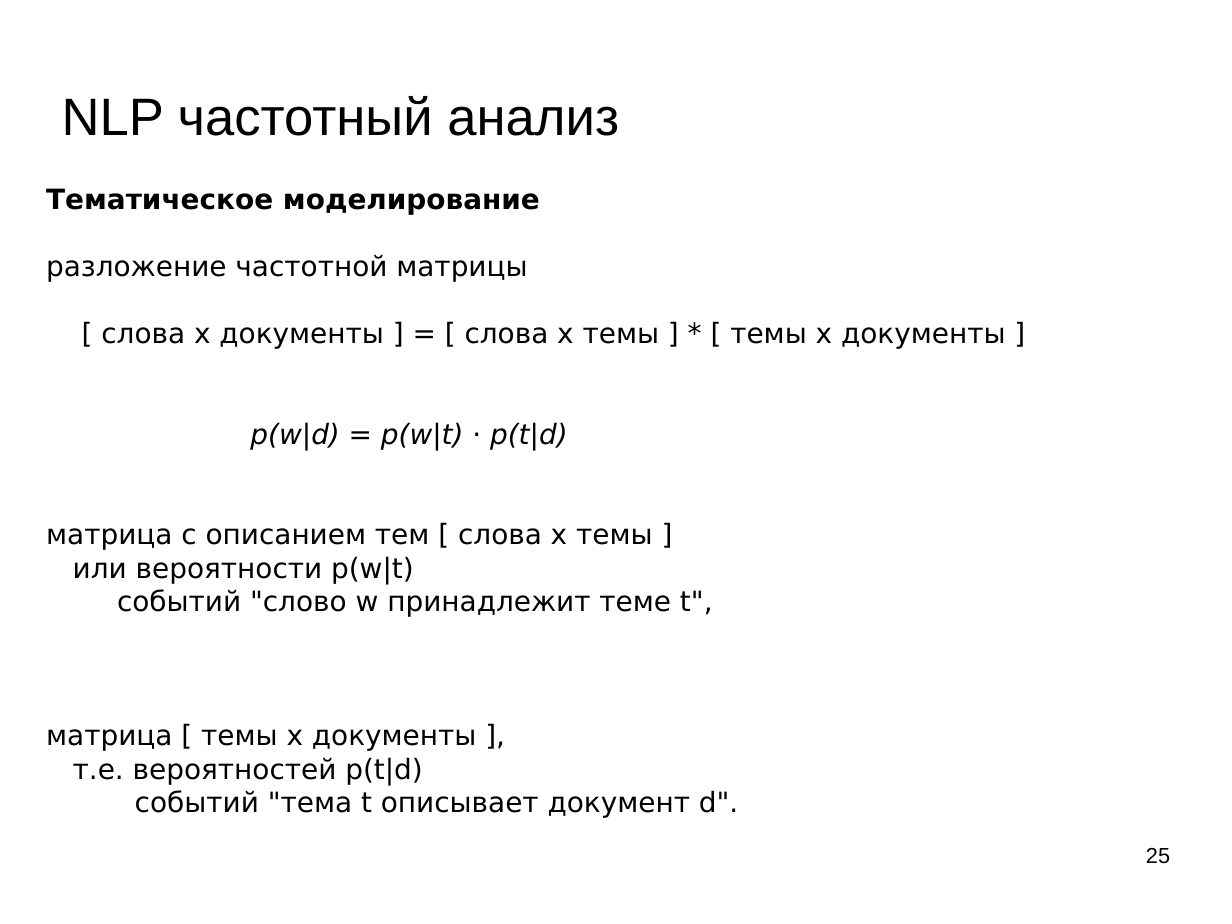
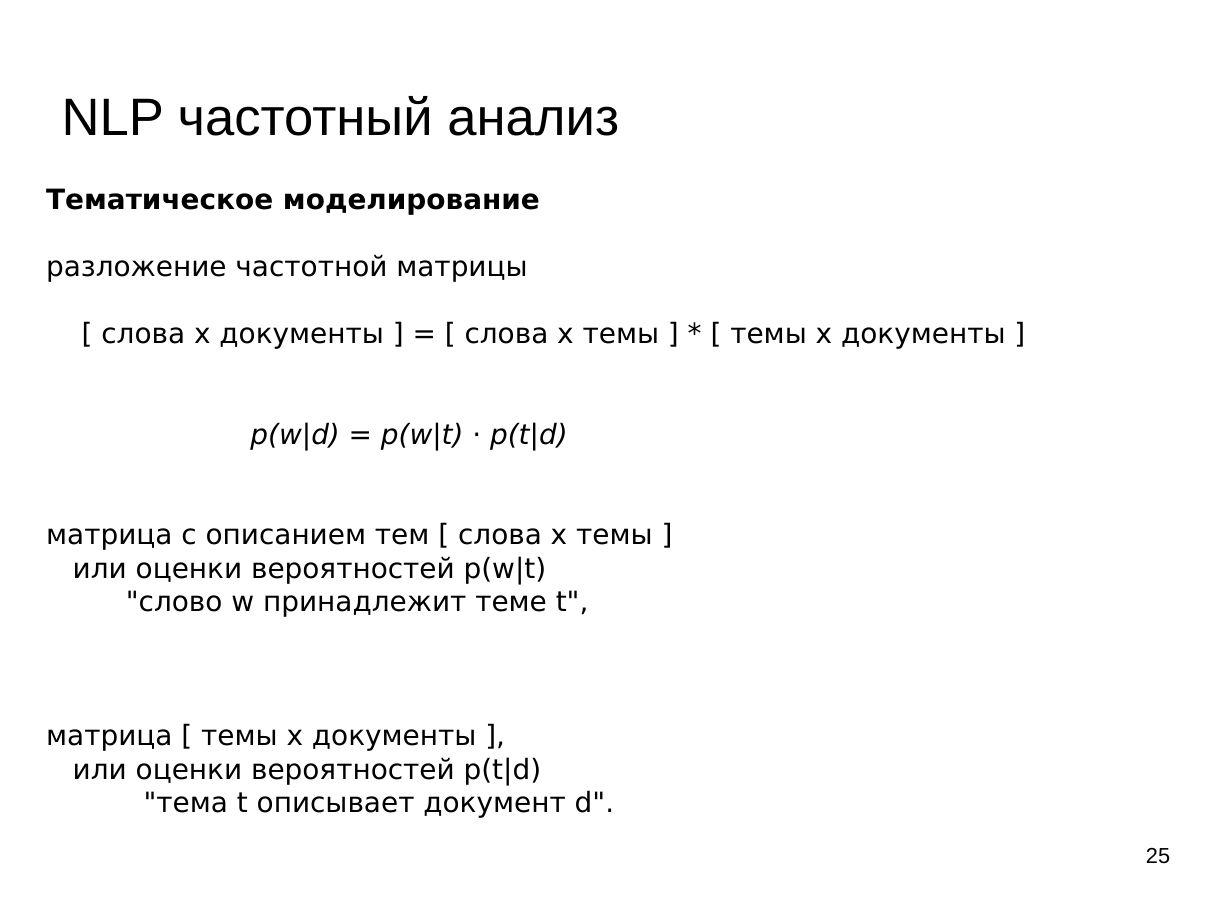
Before and after one commit to mechanoid5/ml_lectorium_legacy, a slide deck: slide 25 of 16-text-tfidf.odp. Drawn at 1232x924 pixels with LibreOffice and Linux fonts; fonts in the diff are those of the drawing; background and template pictures are left out. Boxes give left, top, right and bottom in pixels: in the first picture for what was removed or moved away, otherwise in the second. Text is boxed around its words. In the diff, an @@ line names an element or a change of style, - is before the commit and + after.

```diff
--- a/16-text-tfidf.odp
+++ b/16-text-tfidf.odp
@@ text at bbox=[73, 556, 589, 617]: text changed @@
-или вероятности p(w|t)
-событий "слово w принадлежит теме t",
+или оценки вероятностей p(w|t)
+"слово w принадлежит теме t",
@@ text at bbox=[73, 757, 614, 818]: text changed @@
-т.е. вероятностей p(t|d)
-событий "тема t описывает документ d".
+или оценки вероятностей p(t|d)
+"тема t описывает документ d".
```
Also in this commit, not shown: 3 other slides changed.
